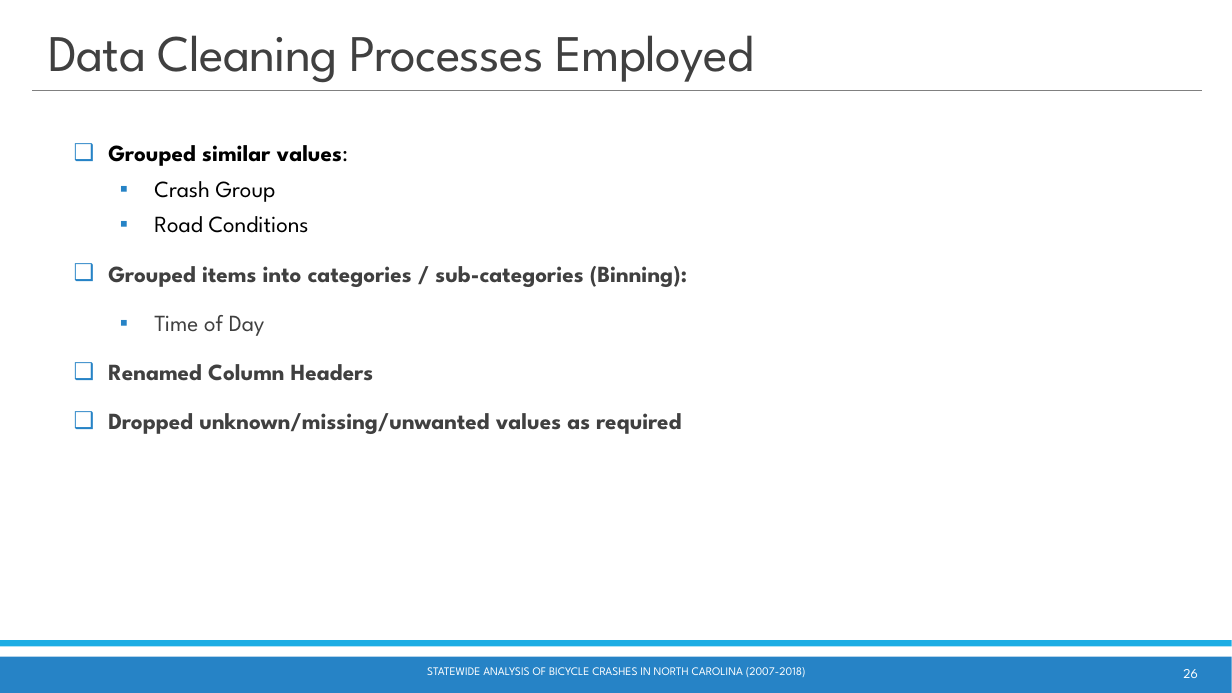
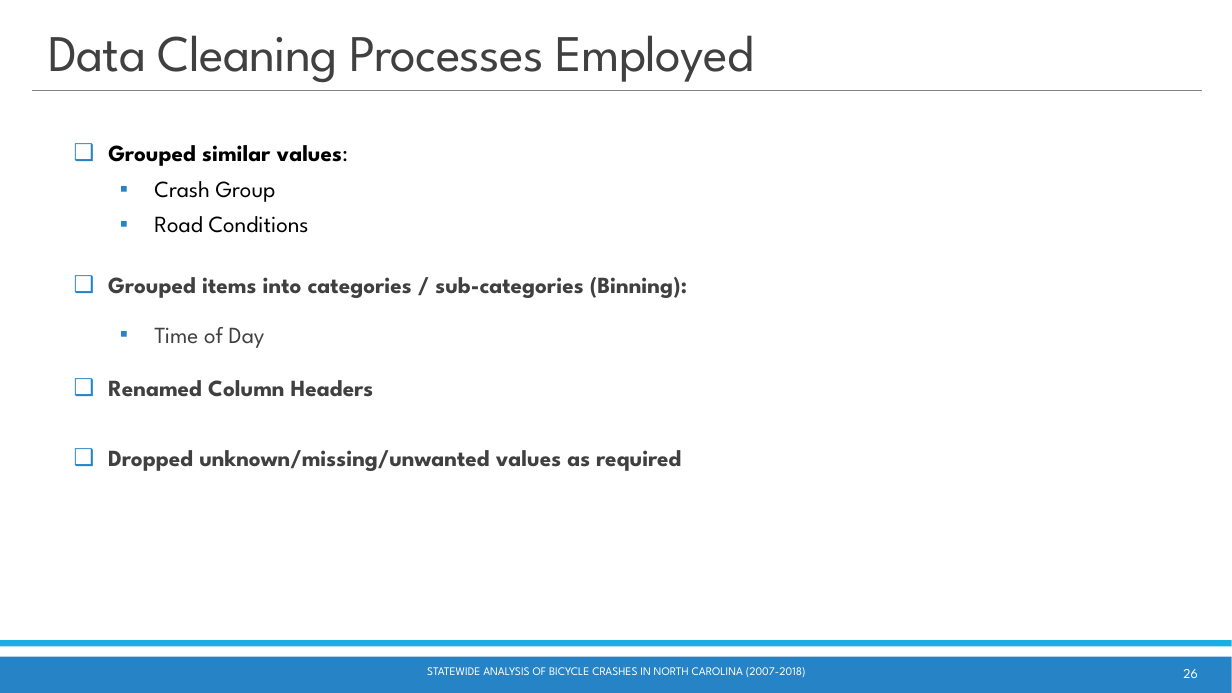
Before and after one commit to waghrayrashi/project-1, a slide deck: slide 26 of Project 1 - Group 2 - Statewide Bicycle Crash Analysis.pptx. Drawn at 1232x693 pixels with LibreOffice and Linux fonts; fonts in the diff are those of the drawing. Boxes give left, top, right and bottom in pixels: in the first picture for what was removed or moved away, otherwise in the second. Text is boxed around its words. In the diff, an @@ line names an element or a change of style, - is before the commit and + after.

```diff
--- a/Project 1 - Group 2 - Statewide Bicycle Crash Analysis.pptx
+++ b/Project 1 - Group 2 - Statewide Bicycle Crash Analysis.pptx
@@ text at (x1=108, y1=266, x2=687, y2=434): paragraphs removed @@
-❑ Grouped items into categories / sub-categories (Binning):
-  ▪ Time of Day
-❑ Renamed Column Headers
-❑ Dropped unknown/missing/unwanted values as required
@@ text added at (x1=108, y1=277, x2=687, y2=348), 18 pt, text #404040, bold @@
+❑ Grouped items into categories / sub-categories (Binning):
+  ▪ Time of Day
@@ text added at (x1=108, y1=380, x2=374, y2=397), 18 pt, text #404040, bold @@
+❑ Renamed Column Headers
@@ text added at (x1=108, y1=450, x2=681, y2=471), 18 pt, text #404040, bold @@
+❑ Dropped unknown/missing/unwanted values as required
```
Also in this commit, not shown: 12 other slides changed.
